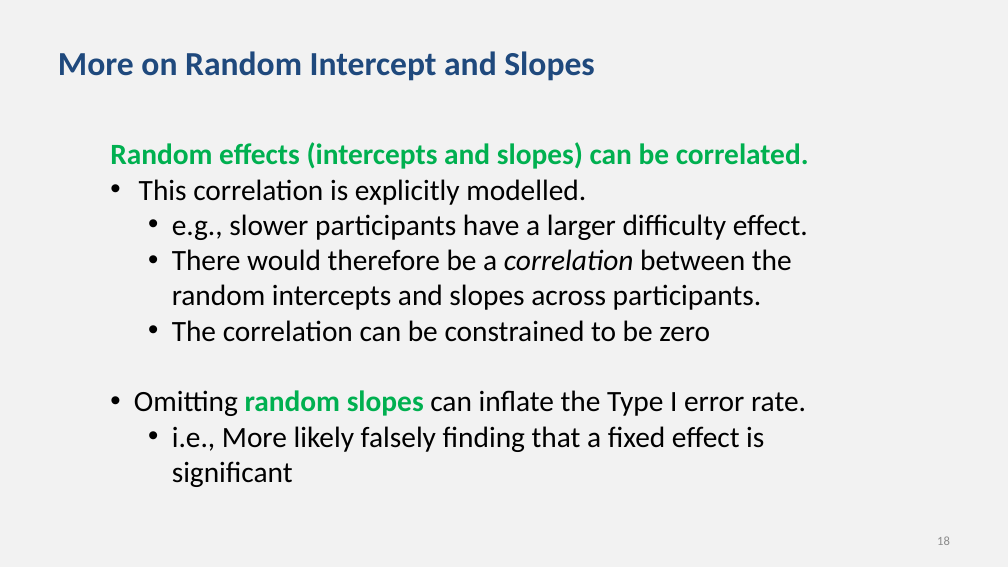
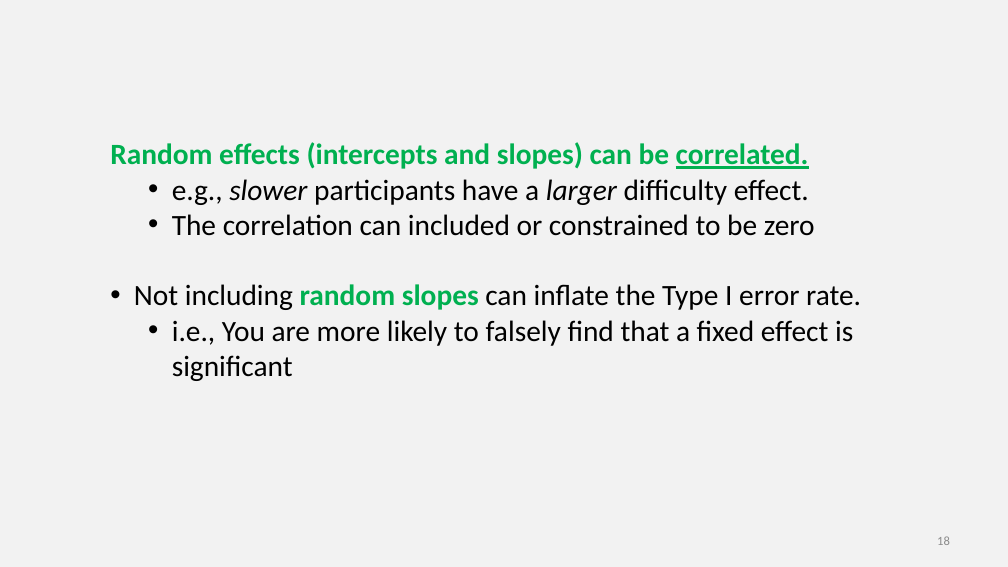
Before and after one commit to chrisjberry/datafluencyCB, a slide deck: slide 18 of docs/slides/PSYC761_L8_MixedModels.pptx. Drawn at 1008x567 pixels with LibreOffice and Linux fonts; fonts in the diff are those of the drawing. Boxes give left, top, right and bottom in pixels: in the first picture for what was removed or moved away, otherwise in the second. Text is boxed around its words. In the diff, an @@ line names an element or a change of style, - is before the commit and + after.

```diff
--- a/docs/slides/PSYC761_L8_MixedModels.pptx
+++ b/docs/slides/PSYC761_L8_MixedModels.pptx
@@ title removed at (58,51,594,81) @@
-More on Random Intercept and Slopes
@@ text at (110,142,809,205): underline on in "correlated."; italic on in "slower larger" @@
@@ text at (139,179,586,205): paragraph removed @@
-• This correlation is explicitly modelled.
@@ text at (134,214,861,381): text changed @@
-  • There would therefore be a correlation between the random intercepts and slopes across participants.
-  • The correlation can be constrained to be zero
-• Omitting random slopes can inflate the Type I error rate.
-  • i.e., More likely falsely finding that a fixed effect is significant
+  • The correlation can included or constrained to be zero
+• Not including random slopes can inflate the Type I error rate.
+  • i.e., You are more likely to falsely find that a fixed effect is significant
```
Also in this commit, not shown: 20 other slides changed.
